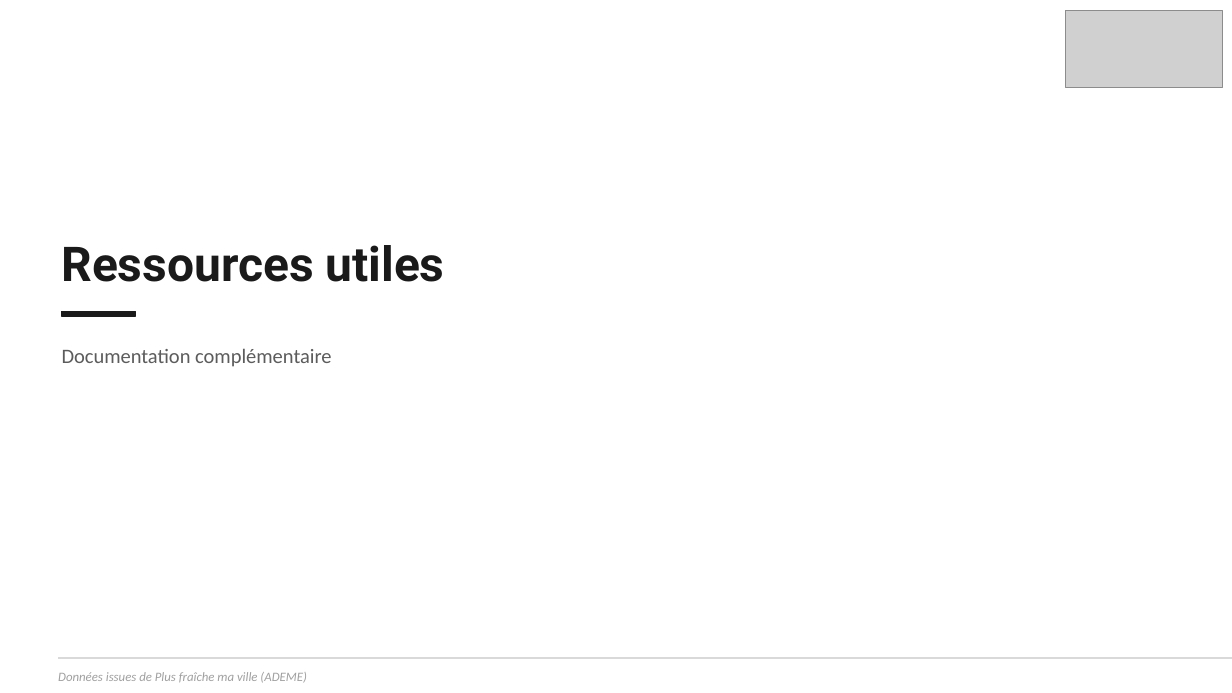
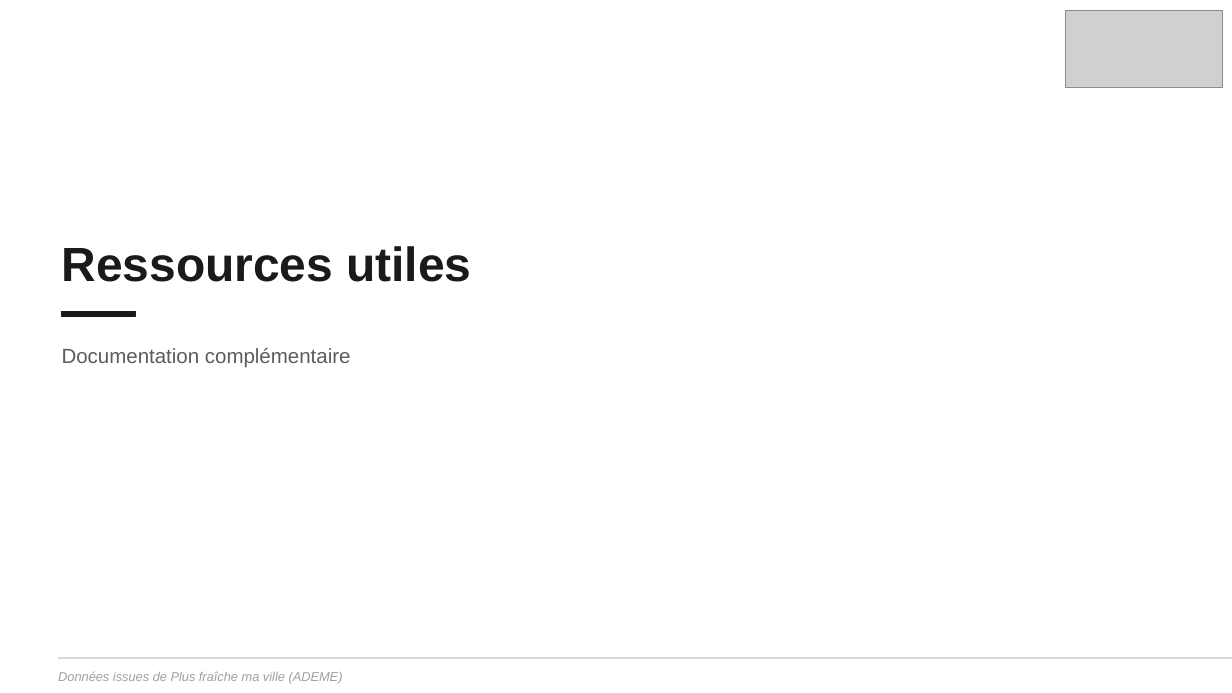
Before and after one commit to incubateur-ademe/plusfraichemaville-site, a slide deck: slide 7 of public/templates/template_synthese_projet.pptx. Drawn at 1232x693 pixels with LibreOffice and Linux fonts; fonts in the diff are those of the drawing; grey boxes stand for pictures. Boxes give left, top, right and bottom in pixels: in the first picture for what was removed or moved away, otherwise in the second. Text is boxed around its words. In the diff, an @@ line names an element or a change of style, - is before the commit and + after.

```diff
--- a/public/templates/template_synthese_projet.pptx
+++ b/public/templates/template_synthese_projet.pptx
@@ text "Ressources utiles" at [62, 246, 471, 282]: font Roboto to Arial @@
@@ text "Documentation complémentaire" at [62, 348, 351, 368]: font Calibri to Arial @@
@@ text "Données issues de Plus fraîche ..." at [58, 672, 343, 683]: font Calibri to Arial @@
```
Also in this commit, not shown: 7 other slides changed.
